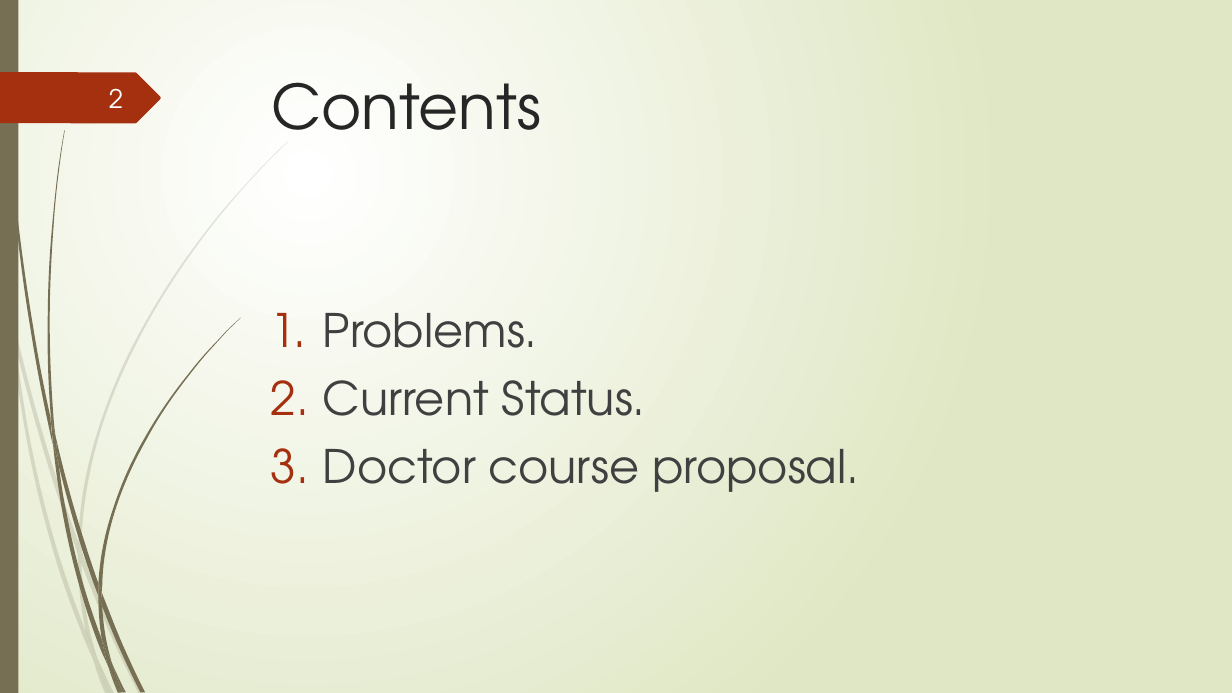
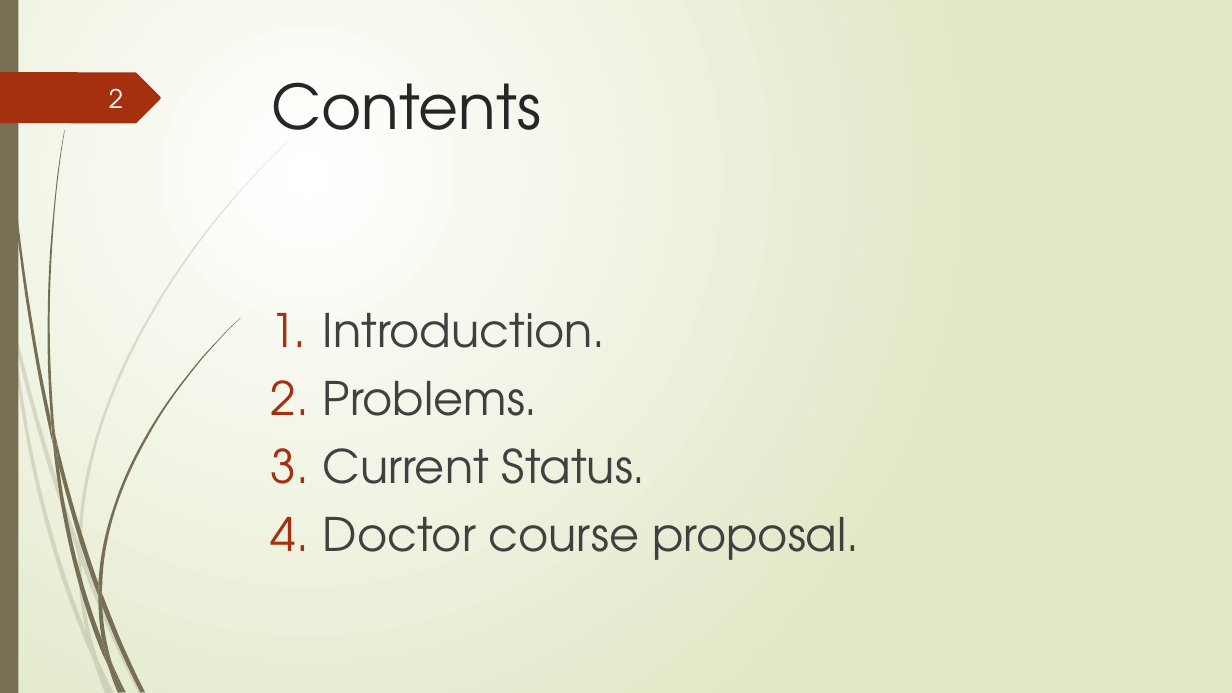
Before and after one commit to tungvx/raSAT, a slide deck: slide 2 of report/midterm.pptx. Drawn at 1232x693 pixels with LibreOffice and Linux fonts; fonts in the diff are those of the drawing. Boxes give left, top, right and bottom in pixels: in the first picture for what was removed or moved away, otherwise in the second. Text is boxed around its words. In the diff, an @@ line names an element or a change of style, - is before the commit and + after.

```diff
--- a/report/midterm.pptx
+++ b/report/midterm.pptx
@@ text at box(323, 313, 606, 348): paragraph added @@
+1. Introduction.
```
Also in this commit, not shown: 8 other slides changed, 3 slides added, 6 slides removed, 4 other files.
